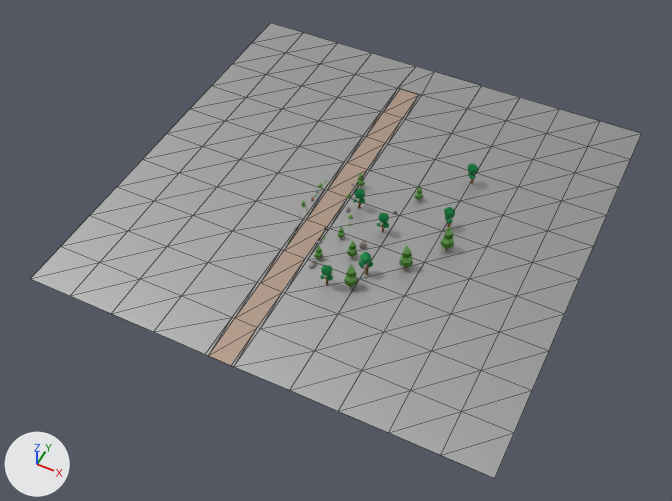
Before and after pictures for a commit that changed the glTF model static/3d/levelgobz.glb.
Rendered twice from a 50 mm camera at (38.6, -77.4, 85.7) aimed at (3.4, -7.0, -2.3). Every picture has the same lights, and +X, +Y and +Z are marked at lower left. Mesh edges are drawn as thin lines on the coarser meshes. Where no turn or scale is listed for an object, it has been applied to the vertices.

The older version as bpy lines, for what is in view:
```python
me_mesh_145 = bpy.data.meshes.new('Mesh.145')
me_mesh_145.from_pydata(...)  # 141 vertices, 220 faces; spans x -29.4..29.4, y -29.4..29.4, z -0.1..0.0
me_mesh_145.materials.append(mat_default_material_001)  # grey #bcbcbc
me_mesh_146 = bpy.data.meshes.new('Mesh.146')
me_mesh_146.from_pydata(...)  # 20 vertices, 18 faces; spans x -4.5..-1.5, y -29.4..23.5, z -0.1
me_mesh_146.materials.append(mat_phong16)  # beige #bca492
ob_polysurface14 = bpy.data.objects.new('polySurface14', me_mesh_145)
ob_polysurface14.location = (3.1, 0.0, 0.1)
ob_polysurface15 = bpy.data.objects.new('polySurface15', me_mesh_146)
ob_polysurface15.location = (3.1, 0.0, 0.1)
```
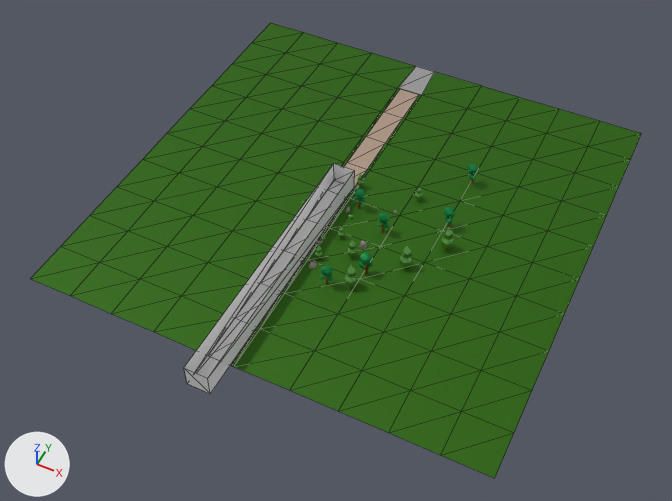
Changed parts and their boxes [x1, y1, x2, y2] in the pictures (672 x 501 px):
'polySurface14', recoloured (grey to green)
    both: [31, 23, 642, 478]
'invisible', added
    after: [184, 163, 355, 394]
'polySurface15', unchanged, covered by the edit
    before: [208, 89, 419, 365]
    after: [231, 89, 419, 365]

The change, as a list of edits to the scene's bpy script:
```text
Add mat_phong17:
    mat_phong17 = principled_material('phong17')
    mat_phong17.base_color = (0.0285, 0.148, 0.0)  # dark green #2f6b00
    mat_phong17.metallic = 0.5
    mat_phong17.roughness = 0.553
Change me_mesh_145:
    where me_mesh_145.from_pydata(...)  # 141 vertices, 220 faces; spans x -29.4..29.4, y -29.4..29.4, z -0.1..0.0
    remove me_mesh_145.materials.append(mat_default_material_001)  # grey #bcbcbc
    add me_mesh_145.materials.append(mat_phong17)  # dark green #2f6b00
Add me_invisible:
    me_invisible.from_pydata([(-1.5, -17.9, 0.0), (1.5, -17.9, 0.0), (-1.5, 17.9, 0.0), (1.5, 17.9, 0.0), (-1.5, -17.9, 3.1), (1.5, -17.9, 3.1), (-1.5, 17.9, 3.1), (1.5, 17.9, 3.1)], [], [(0, 1, 3), (0, 3, 2), (2, 3, 7), (2, 7, 6), (1, 0, 4), (1, 4, 5), (3, 1, 5), (3, 5, 7), (0, 2, 6), (0, 6, 4)])
Add ob_invisible:
    ob_invisible = bpy.data.objects.new('invisible', me_invisible)
    ob_invisible.location = (0.0, -15.7, 0.0)
```
